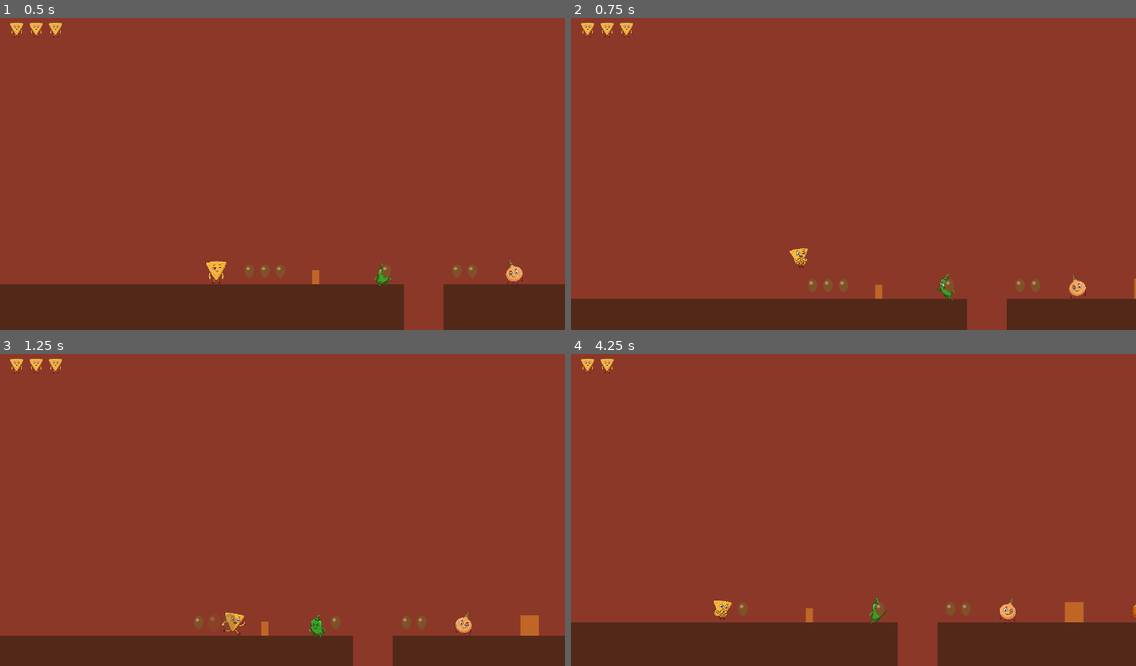
Above: before the commit, frames 1-4 (two rows, left to right).
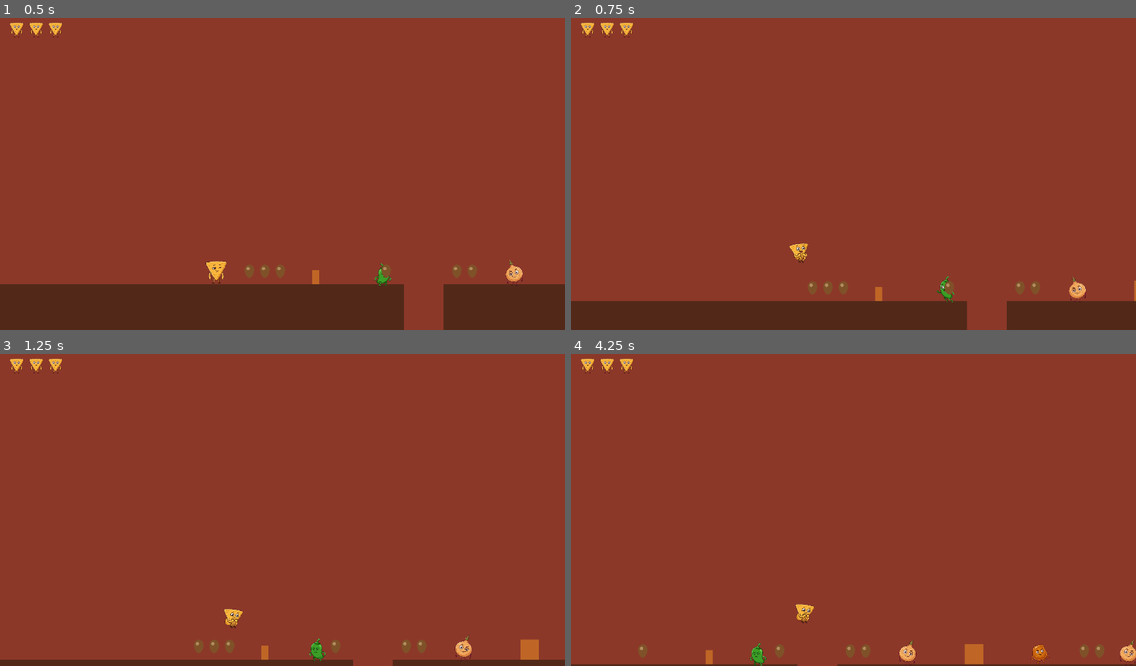
Above: after the commit, the same moments.

Repository: polkfarody/cornchipday
Game: Godot game, scene res://scenes/Level6.tscn
Same seed, same stepped clock (60 frames per second), same inputs: the game is played once before the commit and once after it. This scene is started directly instead of the project's main scene.
Inputs:
- Up to frame 1 (0.5 s): no input
- Up to frame 2 (0.75 s): tap Enter (ui_accept) at 0.5, 0.6 s; hold Right (ui_right) from 0.53 s (still down)
- Up to frame 3 (1.25 s): keep holding Right (ui_right); tap Enter (ui_accept) at 0.77, 1.07 s
- Up to frame 4 (4.25 s): tap Enter (ui_accept) at 1.35, 1.52, 1.82, 2.1, 2.85, 3.02, 3.32, 3.6, 3.77, 4.07 s; release Right (ui_right) at 2.03 s; hold Left (ui_left) 2.03-2.78 s; hold Right (ui_right) from 2.78 s (still down)

Frame 1 is identical in both runs. In frame 2, 1.1% of the frame differs, in the area x 0-100%, y 72-92%; in frame 3, 8.0%; in frame 4, 14%, in the area x 0-100%, y 1-100%.

Commit message:
Add double jump (Level 6+) to actually fix Grease Splatter's unjumpable hazard

Diff:
--- a/scenes/Level6.tscn
+++ b/scenes/Level6.tscn
@@ -32,6 +32,7 @@
 [node name="Level6" type="Node2D"]
 script = ExtResource("0_level_base")
 next_level_path = "res://scenes/Level7.tscn"
+grants_double_jump = true
 
 [node name="Backdrop" type="ColorRect" parent="."]
 offset_left = -700.0
--- a/scripts/level_base.gd
+++ b/scripts/level_base.gd
@@ -19,6 +19,7 @@
 const LEVEL_COMPLETE_DELAY := 1.2
 
 @export var next_level_path: String = ""
+@export var grants_double_jump: bool = false  # Level 6+ (characters.txt Bestiary by Level) -- re-granted per level rather than persisted, see player.gd's has_double_jump comment
 
 @onready var player: CharacterBody2D = $Player
 @onready var life_icons: Array = [$HUD/Life1, $HUD/Life2, $HUD/Life3]
@@ -29,6 +30,8 @@
 
 func _ready() -> void:
 	player.player_hit.connect(_on_player_hit)
+	if grants_double_jump:
+		player.grant_double_jump()
 	for token in get_tree().get_nodes_in_group("bean_token"):
 		token.collected.connect(_on_bean_token_collected)
 
--- a/scripts/player.gd
+++ b/scripts/player.gd
@@ -41,6 +41,14 @@
 var is_spinning := false
 var spin_time_remaining := 0.0
 
+# Double jump (characters.txt Bestiary by Level, Level 6): granted permanently
+# starting Level 6 (level_base.gd's grants_double_jump), not a pickup -- Air
+# Fryer taught us abilities don't survive the scene reload between levels, so
+# this is re-granted fresh by whichever level should have it rather than
+# trying to persist state across that boundary.
+var has_double_jump := false
+var air_jumps_used := 0
+
 func _ready() -> void:
 	spawn_position = global_position
 	camera_base_offset = camera.offset
@@ -66,8 +74,15 @@
 	if direction != 0.0:
 		sprite.flip_h = direction < 0.0
 
-	if Input.is_action_just_pressed("ui_accept") and is_on_floor():
-		velocity.y = JUMP_VELOCITY
+	if is_on_floor():
+		air_jumps_used = 0
+
+	if Input.is_action_just_pressed("ui_accept"):
+		if is_on_floor():
+			velocity.y = JUMP_VELOCITY
+		elif has_double_jump and air_jumps_used < 1:
+			velocity.y = JUMP_VELOCITY
+			air_jumps_used += 1
 
 	if has_spin_dash and not is_spinning and Input.is_action_just_pressed("ui_up"):
 		_start_spin()
@@ -82,6 +97,9 @@
 
 func grant_spin_dash() -> void:
 	has_spin_dash = true
+
+func grant_double_jump() -> void:
+	has_double_jump = true
 
 # Sour Cream Sam's arena (characters.txt Bestiary by Level, Level 5): the
 # challenge is the icy floor itself, not a separate attack -- toggled by
Not shown, changed: characters.txt
Not shown, changed: feature.md
Not shown, changed: plan.md
